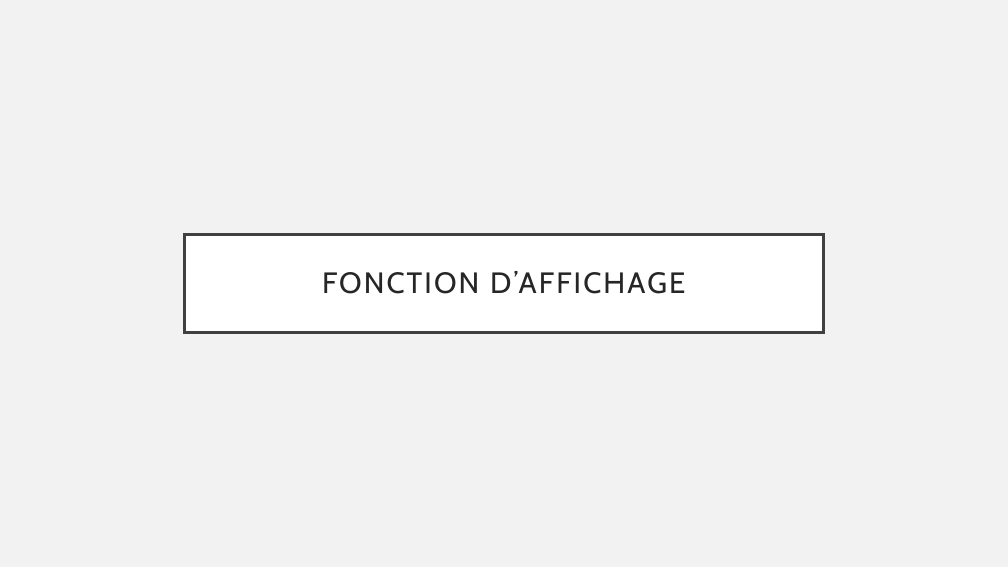
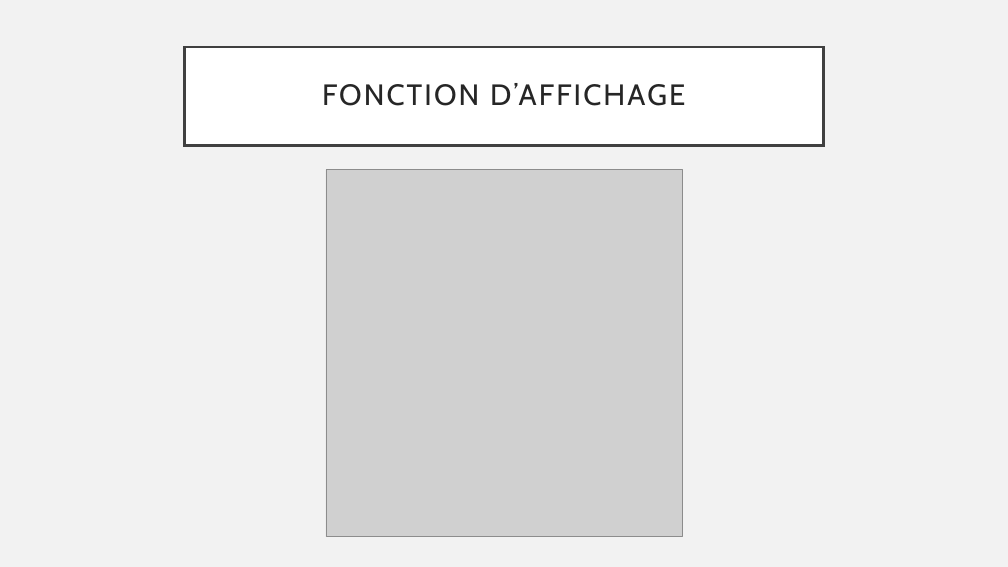
Before and after one commit to ekiriano/HLIN405-Final, a slide deck: slide 9 of Recherche d’un trajet sur une carte.pptx. Drawn at 1008x567 pixels with LibreOffice and Linux fonts; fonts in the diff are those of the drawing; grey boxes stand for pictures. Boxes give left, top, right and bottom in pixels: in the first picture for what was removed or moved away, otherwise in the second. Text is boxed around its words. In the diff, an @@ line names an element or a change of style, - is before the commit and + after.

```diff
--- a/Recherche d’un trajet sur une carte.pptx
+++ b/Recherche d’un trajet sur une carte.pptx
@@ title "FONCTION D’AFFICHAGE": place and size @@
-title "FONCTION D’AFFICHAGE" at box(185, 234, 823, 333)
+title "FONCTION D’AFFICHAGE" at box(185, 47, 823, 145)
@@ picture added at box(326, 170, 682, 538) @@
```
Also in this commit, not shown: 3 other slides changed, 4 other files.
